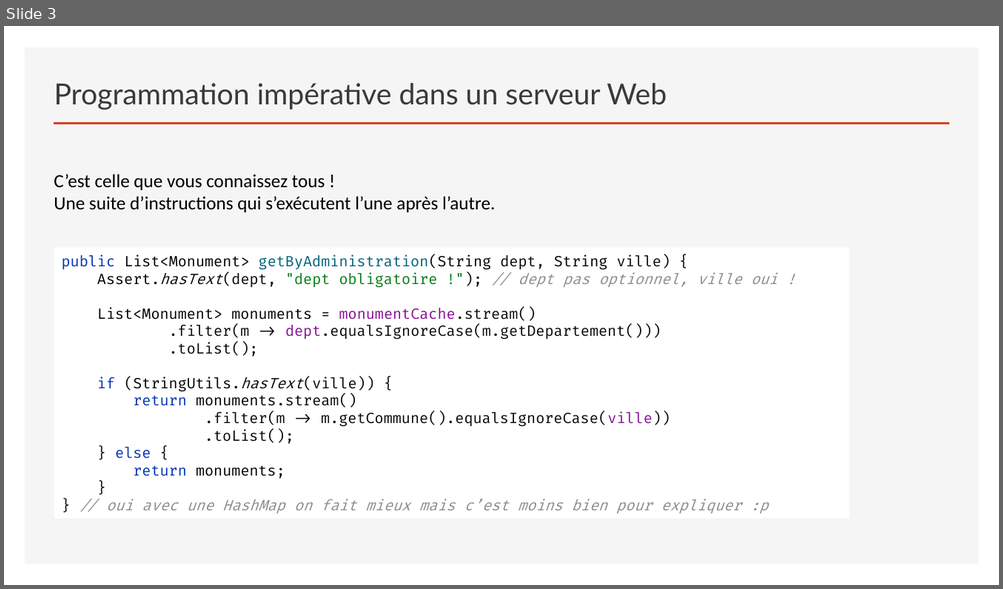
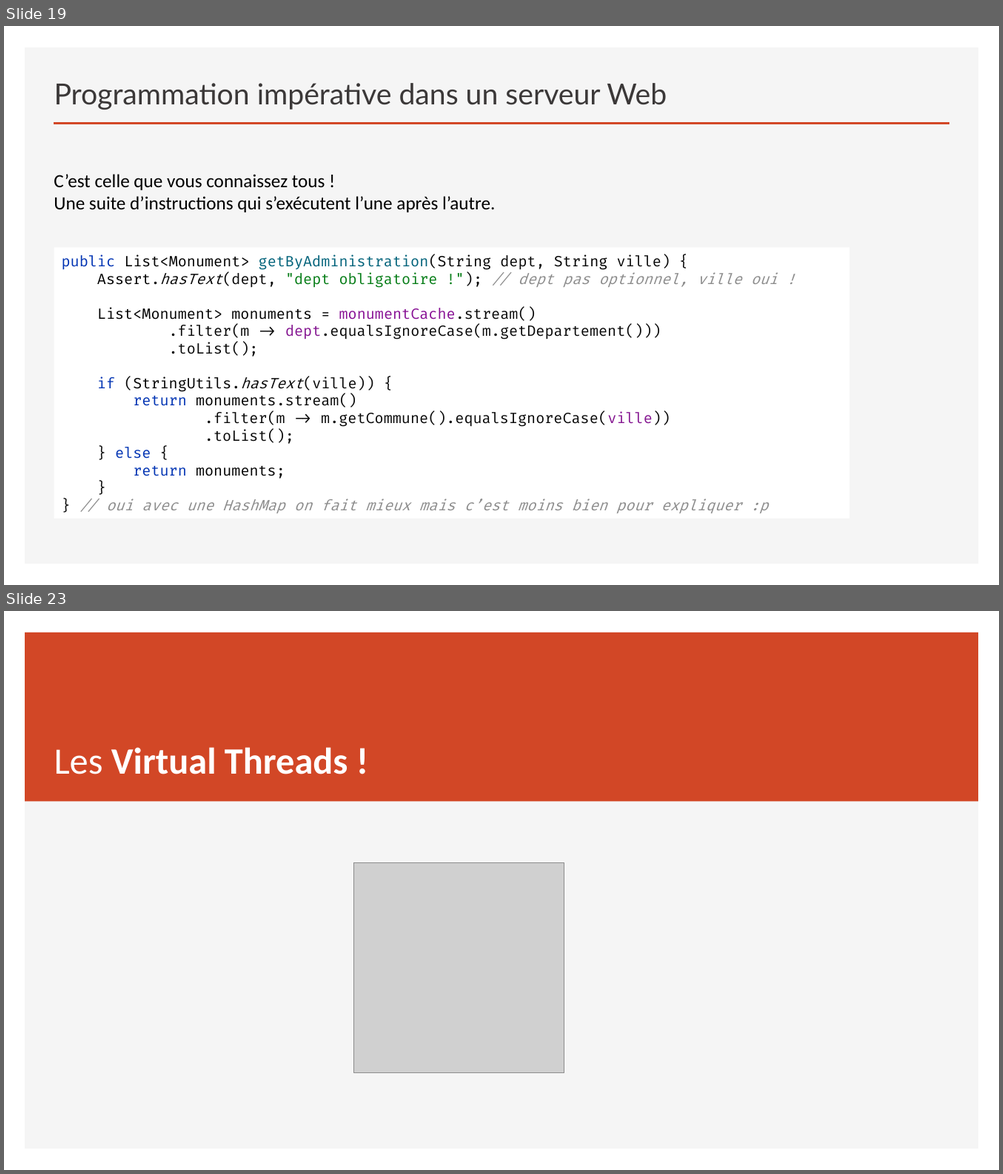
Before and after one commit to sebzuki/webflux-vs-web, a slide deck: REACTIVE.pptx. Shown one above the other, each under a label of ours: slide 3 before the commit, slides 19 and 23 after it; the slides between them are not shown. The pictures are 1003x589 and 1003x1174 pixels, drawn with LibreOffice and Linux fonts; fonts in the diff are those of the drawing; grey boxes stand for pictures. Boxes give left, top, right and bottom in pixels: in the first picture for what was removed or moved away, otherwise in the second. Text is boxed around its words. In the diff, an @@ line names an element or a change of style, - is before the commit and + after.

```diff
--- a/REACTIVE.pptx
+++ b/REACTIVE.pptx
@@ slide 23 added at (4, 611, 999, 1170), background #FFFFFF; not listed: 1 template element that a slide beside it also shows @@
@@ rectangle added at (25, 632, 979, 802), fill #D24726 @@
@@ title added at (54, 747, 348, 775), 36 pt, text #FFFFFF, bold @@
+Les Virtual Threads !
@@ picture added at (354, 863, 563, 1073) @@
@@ what was slide 3 is now slide 19 @@
```
Also in this commit, not shown: 7 slides changed, 28 other slides added, 10 slides removed, 33 other files.
